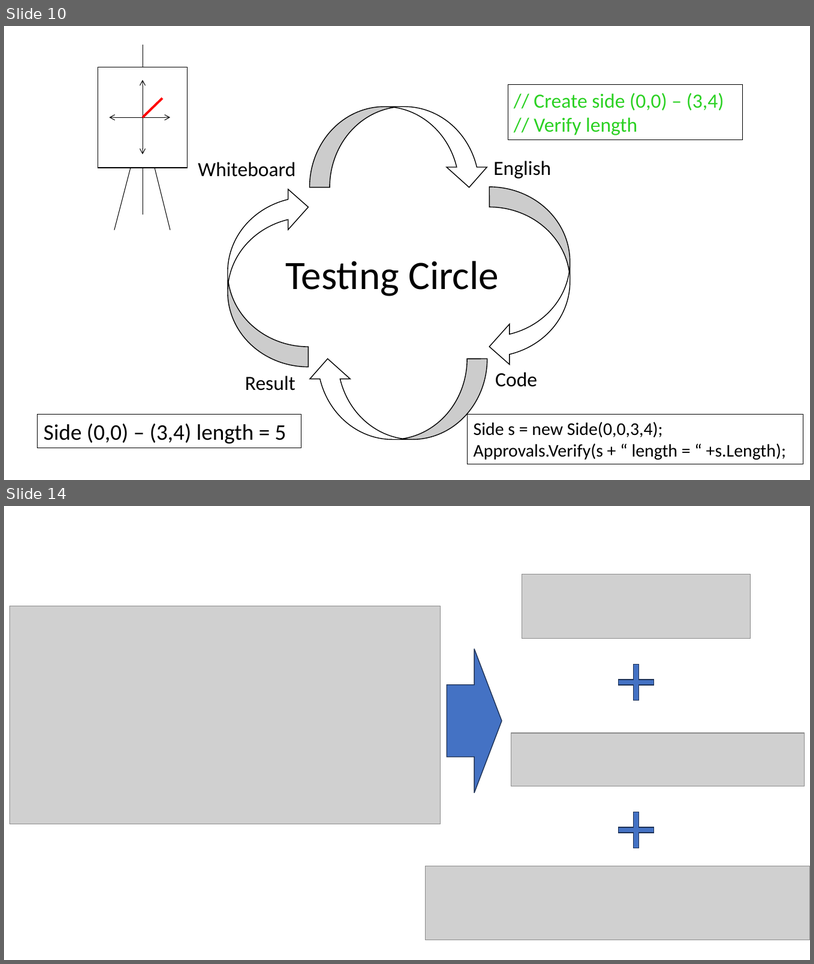
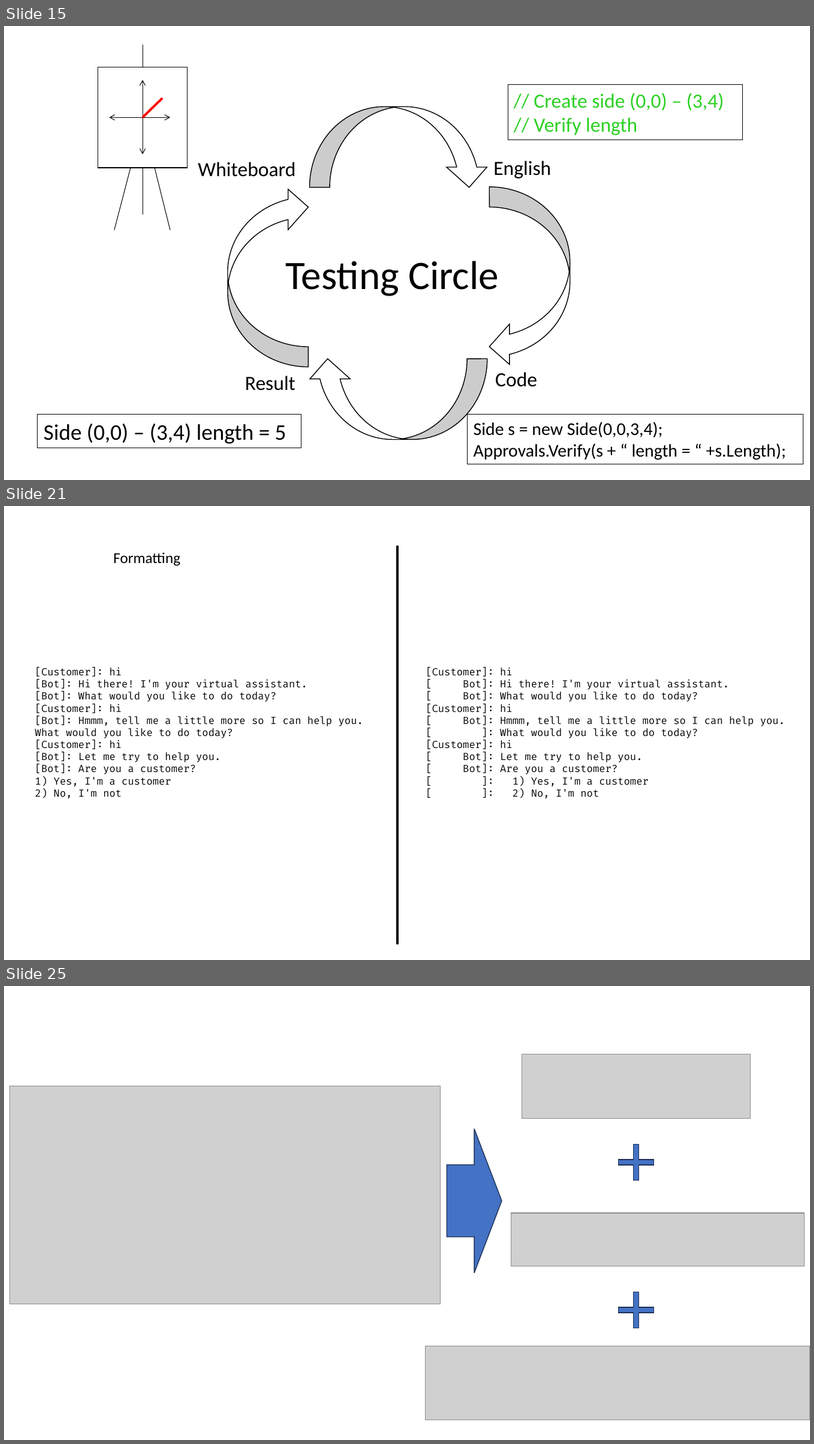
Before and after one commit to LearnWithLlew/TestingBetterWithApprovals.Slides, a slide deck: slides/Testing Better with Approvals.pptx. Shown one above the other, each under a label of ours: slides 10 and 14 before the commit, slides 15, 21 and 25 after it; the slides between them are not shown. The pictures are 814x964 and 814x1444 pixels, drawn with LibreOffice and Linux fonts; fonts in the diff are those of the drawing; grey boxes stand for pictures. Boxes give left, top, right and bottom in pixels: in the first picture for what was removed or moved away, otherwise in the second. Text is boxed around its words. In the diff, an @@ line names an element or a change of style, - is before the commit and + after.

```diff
--- a/slides/Testing Better with Approvals.pptx
+++ b/slides/Testing Better with Approvals.pptx
@@ slide 21 added at [4,506,810,960], background #FFFFFF @@
@@ text added at [113,552,180,566], 18 pt, text #000000 @@
+Formatting
@@ line added from (398, 546) to (398, 944), #000000 3 pt @@
@@ text added at [35,667,363,798], 12 pt, text #080808 @@
+[Customer]: hi
+[Bot]: Hi there! I'm your virtual assistant.
+[Bot]: What would you like to do today?
+[Customer]: hi
+[Bot]: Hmmm, tell me a little more so I can help you.
+What would you like to do today?
+[Customer]: hi
+[Bot]: Let me try to help you.
+[Bot]: Are you a customer?
+1) Yes, I'm a customer
+2) No, I'm not
@@ text added at [426,667,785,798], 12 pt, text #080808 @@
+[Customer]: hi
+[ Bot]: Hi there! I'm your virtual assistant.
+[ Bot]: What would you like to do today?
+[Customer]: hi
+[ Bot]: Hmmm, tell me a little more so I can help you.
+[ ]: What would you like to do today?
+[Customer]: hi
+[ Bot]: Let me try to help you.
+[ Bot]: Are you a customer?
+[ ]: 1) Yes, I'm a customer
+[ ]: 2) No, I'm not
@@ what was slide 10 is now slide 15 @@
@@ what was slide 14 is now slide 25 @@
```
Also in this commit, not shown: 2 slides changed, 9 other slides added, 4 other files.
